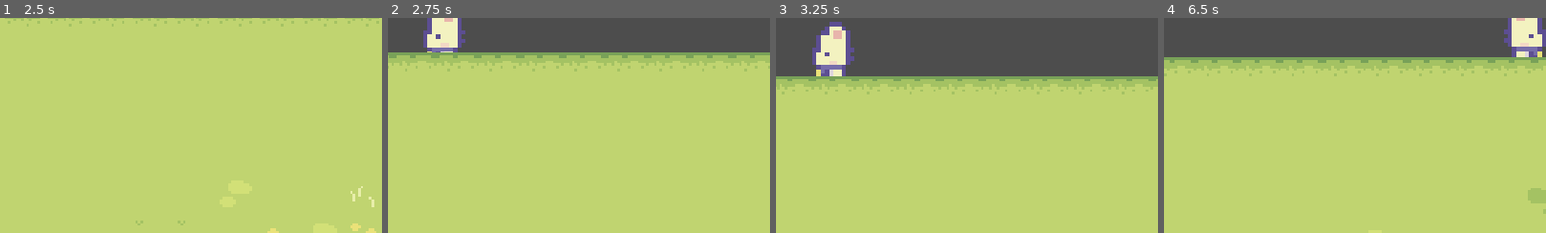
Above: before the commit, frames 1-4 (left to right).
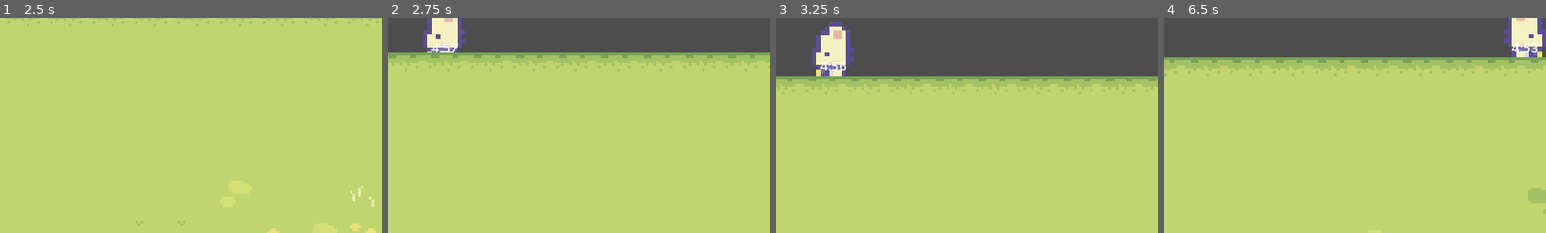
Above: after the commit, the same moments.

Repository: pick-ax-e/Mini-Jam-156-Jame-Gam-29
Game: Godot game, scene res://scenes/main.tscn
The game is run twice, just before and just after one commit, with the same random seed, the same clock (stepped at 60 frames per second) and the same inputs.
Inputs:
- Up to frame 1 (2.5 s): hold W (move_forward) 0.53-2.03 s; hold A (move_left) from 2.03 s (still down)
- Up to frame 2 (2.75 s): keep holding A (move_left)
- Up to frame 3 (3.25 s): keep holding A (move_left)
- Up to frame 4 (6.5 s): release A (move_left) at 3.53 s; hold S (move_back) 3.53-4.28 s; hold D (move_right) 4.28-5.03 s; hold W (move_forward) 5.03-5.78 s; hold D (move_right) from 5.78 s (still down)
The pictures show only the part of the screen within x 23-73%, y 40-90%; the shares and areas given below are measured in that part.

Frame 1 is identical in both runs. In frame 2, 0.1% of the frame differs, in the area x 11-19%, y 12-16%; in frame 3, 0.1%; in frame 4, 0.2%, in the area x 91-98%, y 11-16%.

Commit message:
ysort and visible ui

Diff:
--- a/scenes/player.tscn
+++ b/scenes/player.tscn
@@ -163,6 +163,7 @@
 }]
 
 [node name="Player" type="CharacterBody2D"]
+y_sort_enabled = true
 collision_layer = 4
 motion_mode = 1
 script = ExtResource("1_8721r")
@@ -180,4 +181,3 @@
 position_smoothing_enabled = true
 
 [node name="UI" parent="Camera2D" instance=ExtResource("3_ecxld")]
-visible = false
